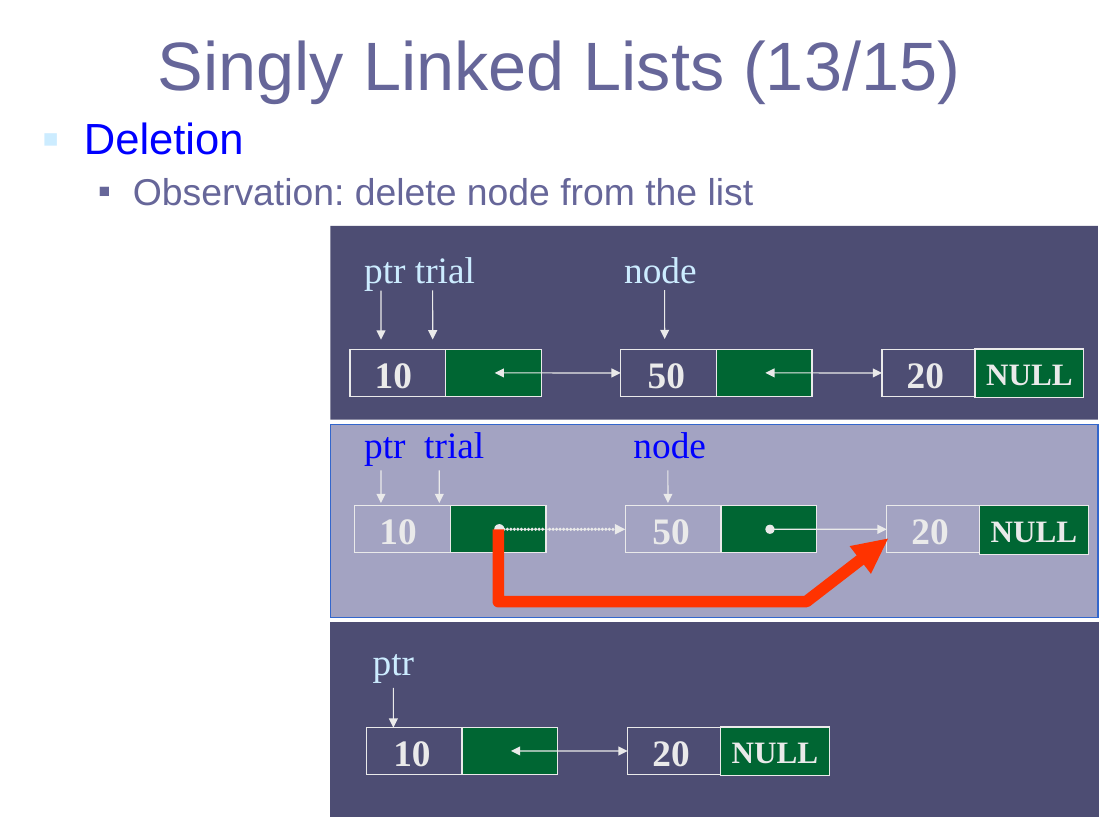
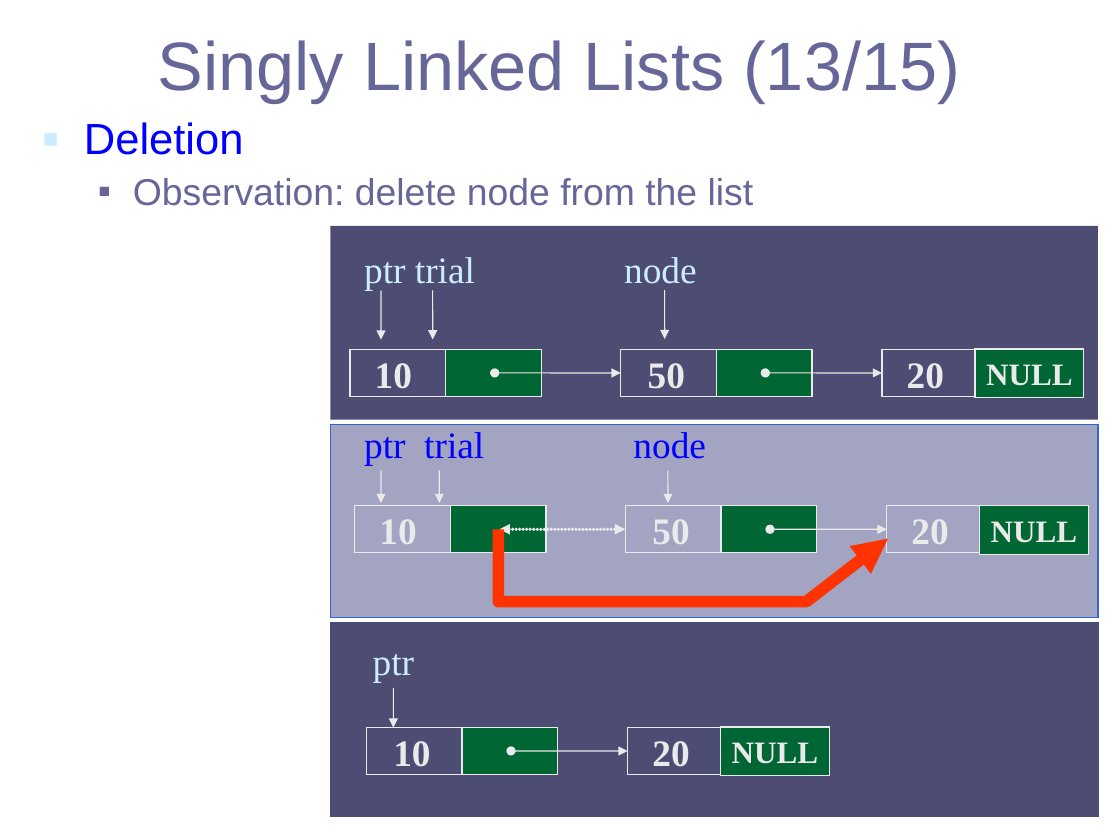
Before and after one commit to weberlu88/2020-NCU-CS-DataStructure, a slide deck: slide 29 of PPT/CH4-1-2020.ppt. Drawn at 1120x840 pixels with LibreOffice and Linux fonts; fonts in the diff are those of the drawing. Boxes give left, top, right and bottom in pixels: in the first picture for what was removed or moved away, otherwise in the second. Text is boxed around its words. In the diff, an @@ line names an element or a change of style, - is before the commit and + after.

```diff
--- a/PPT/CH4-1-2020.ppt
+++ b/PPT/CH4-1-2020.ppt
@@ double arrow (495, 373) - (620, 373): arrowheads changed @@
@@ double arrow (765, 373) - (883, 373): arrowheads changed @@
@@ double arrow (500, 530) - (625, 530): arrowheads changed @@
@@ double arrow (511, 750) - (627, 750): arrowheads changed @@
```
Also in this commit, not shown: 1 other file.
